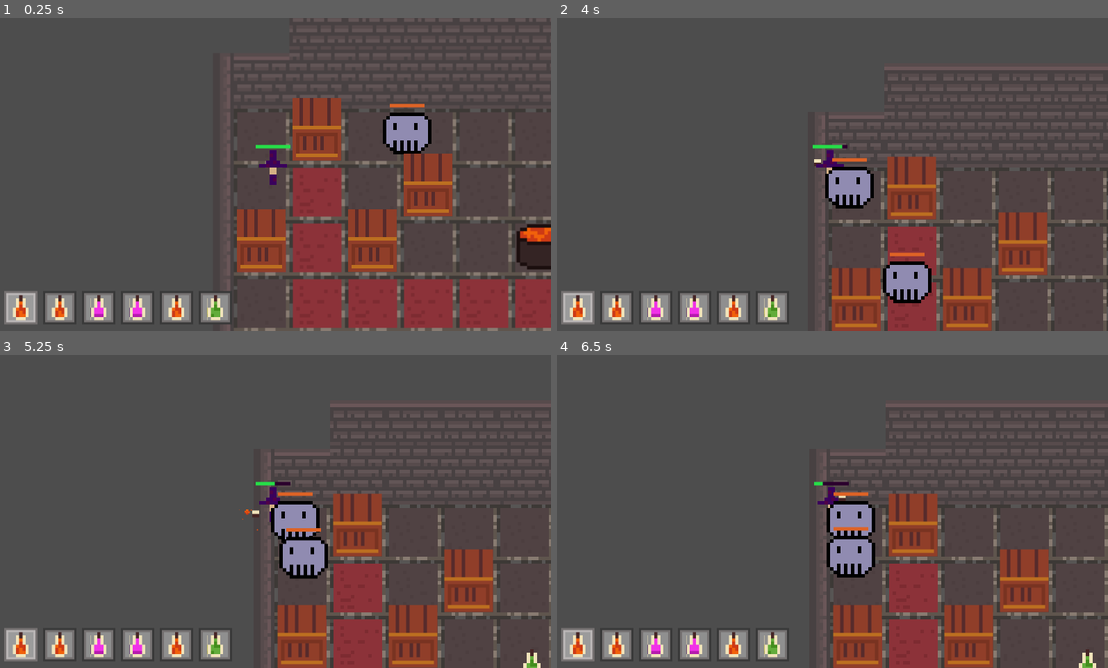
Above: before the commit, frames 1-4 (two rows, left to right).
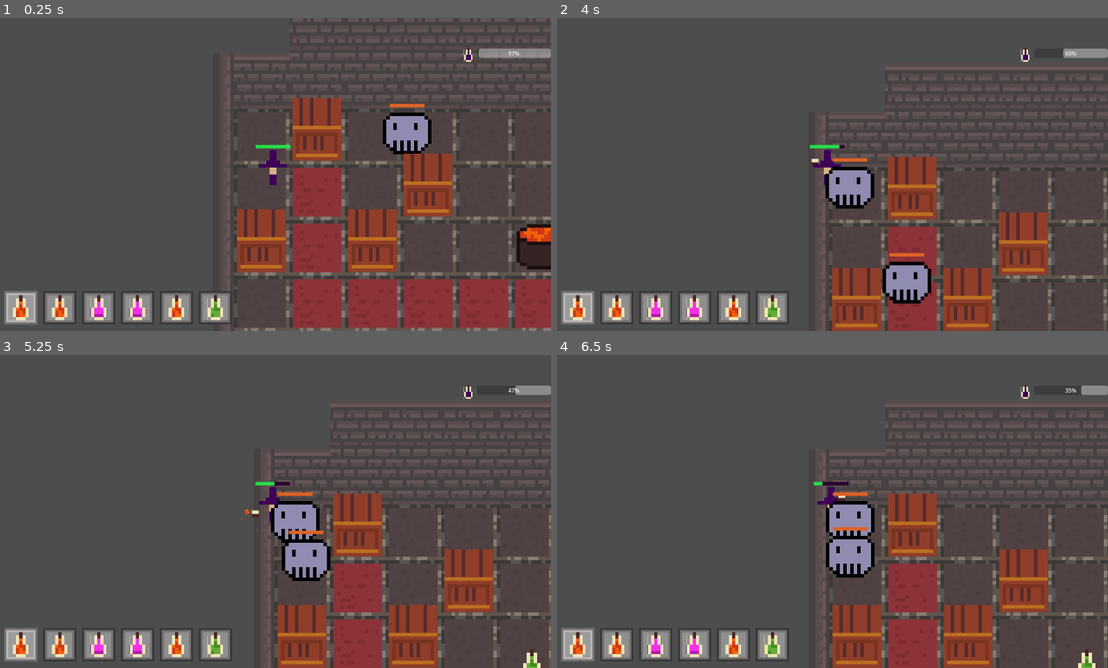
Above: after the commit, the same moments.

Repository: chluebi/ludum-dare-58
Game: Godot game, scene res://main.tscn
Same seed, same stepped clock (60 frames per second), same inputs: the game is played once before the commit and once after it.
Inputs (mouse positions are in pixels of both pictures, inside the frame that each line leads up to):
- Up to frame 1 (0.25 s): no input
- Up to frame 2 (4 s): move the mouse to (804, 237) at 0.52 s; press the mouse at (804, 237) at 0.53 s; hold W (move_up) 0.53-2.03 s; move the mouse to (997, 221) at 1.27 s; release the mouse at (997, 221) at 1.28 s; click (997, 221) at 1.35 s; move the mouse to (661, 127) at 2.02 s; press the mouse at (661, 127) at 2.03 s; hold A (move_left) 2.03-3.53 s; move the mouse to (860, 174) at 2.77 s; release the mouse at (860, 174) at 2.78 s; click (860, 174) at 2.85 s; move the mouse to (744, 96) at 3.52 s; press the mouse at (744, 96) at 3.53 s; hold S (move_down) from 3.53 s (still down)
- Up to frame 3 (5.25 s): move the mouse to (396, 495) at 4.27 s; release S (move_down) at 4.28 s; release the mouse at (396, 495) at 4.28 s; hold D (move_right) 4.28-5.03 s; click (396, 495) at 4.35 s; move the mouse to (159, 527) at 5.02 s; press the mouse at (159, 527) at 5.03 s; hold W (move_up) from 5.03 s (still down)
- Up to frame 4 (6.5 s): move the mouse to (887, 442) at 5.77 s; release W (move_up) at 5.78 s; release the mouse at (887, 442) at 5.78 s; hold D (move_right) from 5.78 s (still down); click (887, 442) at 5.85 s

The runs differ from the first frame. In frame 1, 0.5% of the frame differs, in the area x 84-100%, y 9-14%; in frame 2, 1.5%; in frame 3, 1.0%; in frame 4, 2.5%, in the area x 46-100%, y 9-100%.

Commit message:
duration ui

Diff:
--- /dev/null
+++ b/duration_ui.gd
@@ -0,0 +1,16 @@
+extends CanvasLayer
+
+const POTION_BAR_SCENE = preload("res://potion_bar.tscn")
+
+@onready var container: VBoxContainer = $Anchor/DurationsContainer
+
+func _ready() -> void:
+	add_potion_effect(10, randi_range(0, 6))
+
+func add_potion_effect(duration: float, t) -> void:
+	var new_bar = POTION_BAR_SCENE.instantiate()
+
+	new_bar.setup(duration)
+	new_bar.set_potion_type(t)
+
+	container.add_child(new_bar)
--- a/hud.tscn
+++ b/hud.tscn
@@ -1,6 +1,7 @@
-[gd_scene load_steps=2 format=3 uid="uid://b4s8ah7fjsuyp"]
+[gd_scene load_steps=3 format=3 uid="uid://b4s8ah7fjsuyp"]
 
-[ext_resource type="Script" path="res://hotbar.gd" id="1_8sq4i"]
+[ext_resource type="Script" uid="uid://cd34fatirlnop" path="res://hotbar.gd" id="1_8sq4i"]
+[ext_resource type="Script" uid="uid://dpncji4eyyghm" path="res://duration_ui.gd" id="2_64ctp"]
 
 [node name="HUD" type="CanvasLayer"]
 
@@ -18,3 +19,26 @@
 [node name="SlotContainer" type="HBoxContainer" parent="Hotbar/MarginContainer"]
 layout_mode = 2
 theme_override_constants/separation = 112
+
+[node name="DurationUI" type="CanvasLayer" parent="."]
+script = ExtResource("2_64ctp")
+
+[node name="Anchor" type="Control" parent="DurationUI"]
+layout_mode = 3
+anchors_preset = 15
+anchor_right = 1.0
+anchor_bottom = 1.0
+offset_left = 1343.0
+offset_top = 102.0
+grow_horizontal = 2
+grow_vertical = 2
+size_flags_horizontal = 10
+size_flags_vertical = 2
+
+[node name="DurationsContainer" type="VBoxContainer" parent="DurationUI/Anchor"]
+layout_mode = 1
+anchors_preset = 15
+anchor_right = 1.0
+anchor_bottom = 1.0
+grow_horizontal = 2
+grow_vertical = 2
--- /dev/null
+++ b/potion_bar.gd
@@ -0,0 +1,27 @@
+extends HBoxContainer
+
+@export var total_duration: float = 5.0
+var current_duration: float
+
+@onready var progress_bar: ProgressBar = $ColorRect/PotionBarElements/ProgressBar
+@onready var potion: Area2D = $ColorRect/PotionBarElements/Icon/potion
+
+func setup(duration: float):
+	total_duration = duration
+	current_duration = duration
+	var bar: ProgressBar = $ColorRect/PotionBarElements/ProgressBar
+
+	bar.max_value = duration
+	bar.value = duration
+
+func set_potion_type(t):
+	var potion: Area2D = $ColorRect/PotionBarElements/Icon/potion
+	potion.set_potion_type(t)
+
+func _process(delta):
+	current_duration -= delta
+	progress_bar.value = current_duration
+
+	# Remove the bar when the time runs out
+	if current_duration <= 0.0:
+		queue_free()
--- /dev/null
+++ b/potion_bar.tscn
@@ -0,0 +1,39 @@
+[gd_scene load_steps=3 format=3 uid="uid://c0jaaf2cycxie"]
+
+[ext_resource type="Script" uid="uid://c4gqiunrmpee0" path="res://potion_bar.gd" id="1_fmjmd"]
+[ext_resource type="PackedScene" uid="uid://c6888bgnahqbh" path="res://potion.tscn" id="2_66aws"]
+
+[node name="PotionBar" type="HBoxContainer"]
+offset_right = 163.0
+offset_bottom = 40.0
+size_flags_horizontal = 3
+size_flags_vertical = 0
+script = ExtResource("1_fmjmd")
+
+[node name="ColorRect" type="ColorRect" parent="."]
+layout_mode = 2
+size_flags_horizontal = 3
+
+[node name="PotionBarElements" type="HBoxContainer" parent="ColorRect"]
+layout_mode = 1
+anchors_preset = 15
+anchor_right = 1.0
+anchor_bottom = 1.0
+grow_horizontal = 2
+grow_vertical = 2
+localize_numeral_system = false
+
+[node name="Icon" type="Control" parent="ColorRect/PotionBarElements"]
+custom_minimum_size = Vector2(40, 30)
+layout_mode = 2
+
+[node name="potion" parent="ColorRect/PotionBarElements/Icon" instance=ExtResource("2_66aws")]
+position = Vector2(19, 19)
+scale = Vector2(0.5, 0.5)
+
+[node name="ProgressBar" type="ProgressBar" parent="ColorRect/PotionBarElements"]
+layout_mode = 2
+size_flags_horizontal = 3
+size_flags_vertical = 4
+value = 50.0
+fill_mode = 1
Not shown, added: duration_ui.gd.uid
Not shown, added: potion_bar.gd.uid
